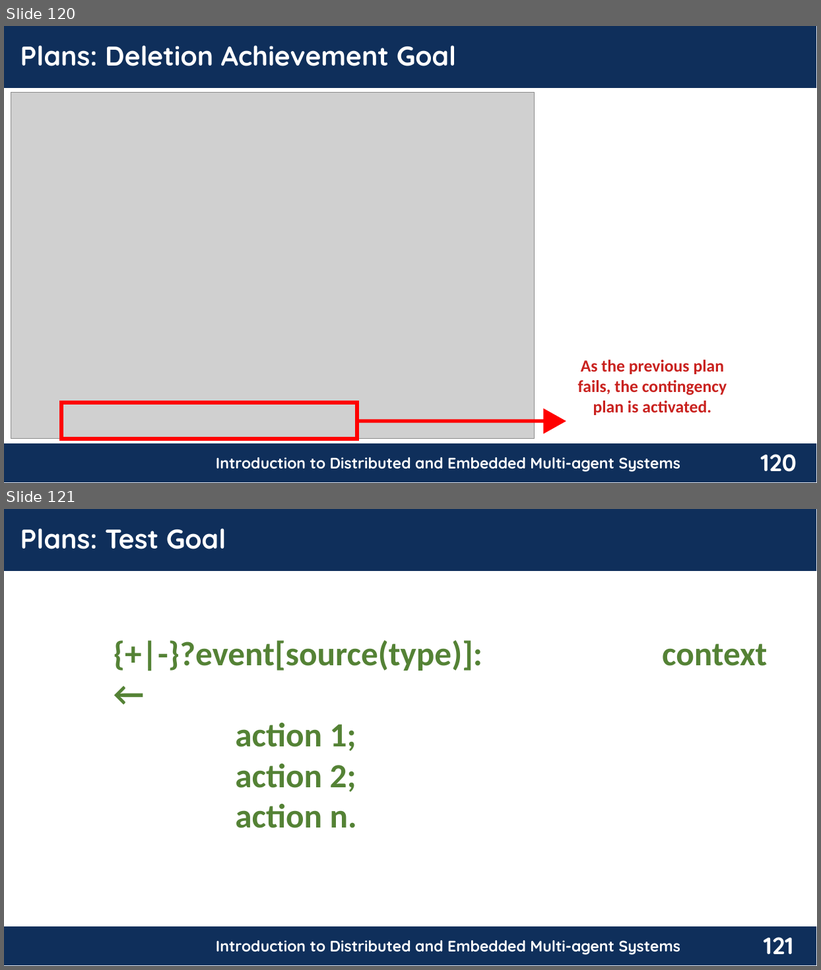
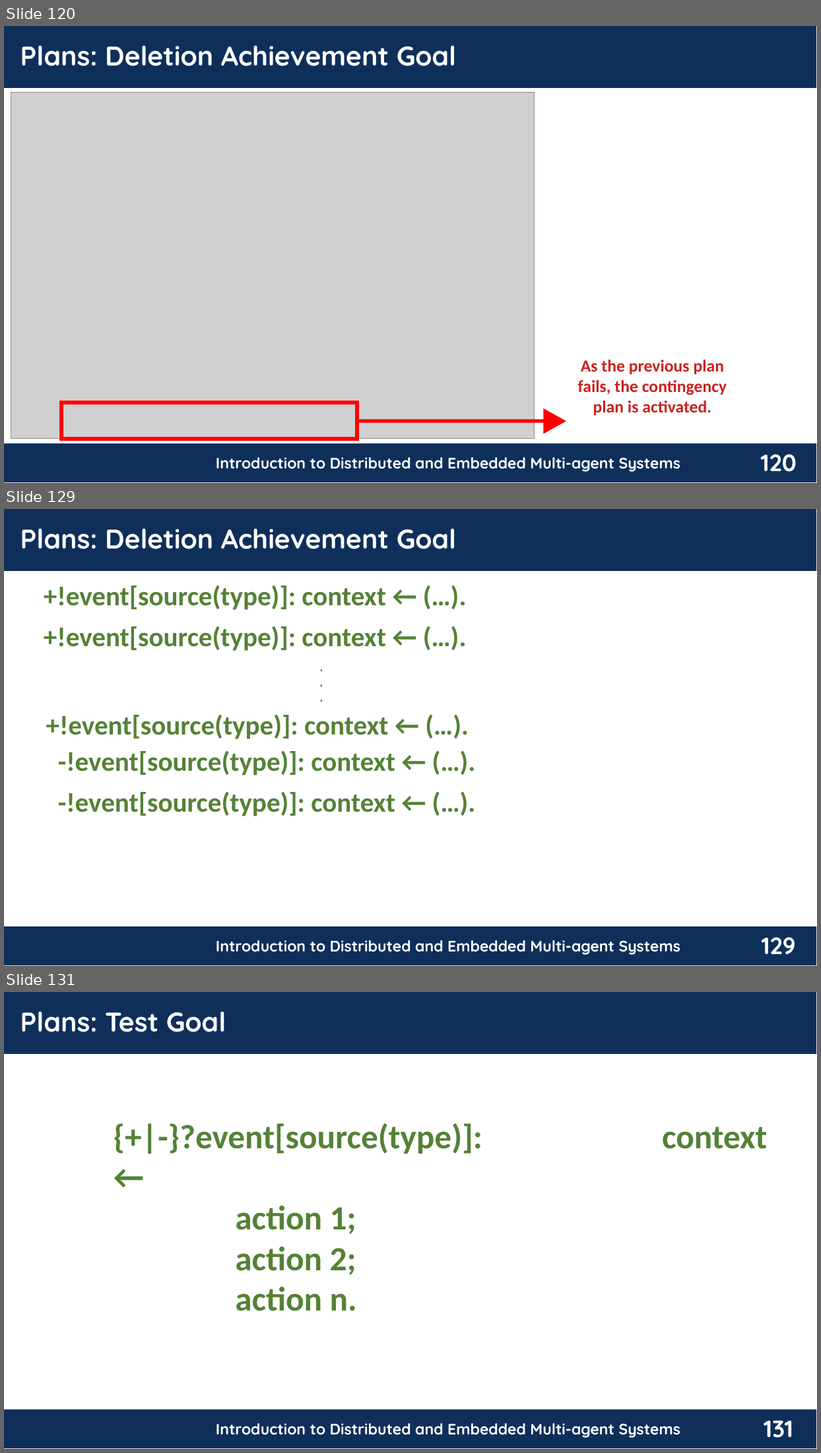
Before and after one commit to chon-group/distributedAndEmbeddedAI, a slide deck: course/08-GoalsAndPlans/08-GoalsAndPlans_20240503.odp. Shown one above the other, each under a label of ours: slides 120 and 121 before the commit, slides 120, 129 and 131 after it; the slides between them are not shown. The pictures are 821x970 and 821x1453 pixels, drawn with LibreOffice and Linux fonts; fonts in the diff are those of the drawing; grey boxes stand for pictures; background and template pictures are left out. Boxes give left, top, right and bottom in pixels: in the first picture for what was removed or moved away, otherwise in the second. Text is boxed around its words. In the diff, an @@ line names an element or a change of style, - is before the commit and + after.

Commit message:
Adjusts in Goals and Plans presentation.

```diff
--- a/course/08-GoalsAndPlans/08-GoalsAndPlans_20240503.odp
+++ b/course/08-GoalsAndPlans/08-GoalsAndPlans_20240503.odp
@@ slide 129 added at (4, 509, 817, 966), background #FFFFFF; not listed: 4 template elements that a slide beside it also shows @@
@@ text added at (20, 528, 456, 549), 32 pt, text #FFFFFF, bold @@
+Plans: Deletion Achievement Goal
@@ text added at (44, 585, 386, 610), 32 pt, text #548235, bold @@
++!event[source(type)]: context ← (…).
@@ text added at (44, 626, 386, 651), 32 pt, text #548235, bold @@
++!event[source(type)]: context ← (…).
@@ text added at (314, 656, 352, 708), 15 pt, text #548235, bold @@
+.
+.
+.
@@ text added at (46, 715, 389, 739), 32 pt, text #548235, bold @@
++!event[source(type)]: context ← (…).
@@ text added at (58, 751, 395, 776), 32 pt, text #548235, bold @@
+-!event[source(type)]: context ← (…).
@@ text added at (58, 791, 395, 817), 32 pt, text #548235, bold @@
+-!event[source(type)]: context ← (…).
@@ what was slide 121 is now slide 131 @@
@@ page number at (764, 1421, 793, 1438): text changed @@
-121
+131
```
Also in this commit, not shown: 2 slides changed, 9 other slides added.
